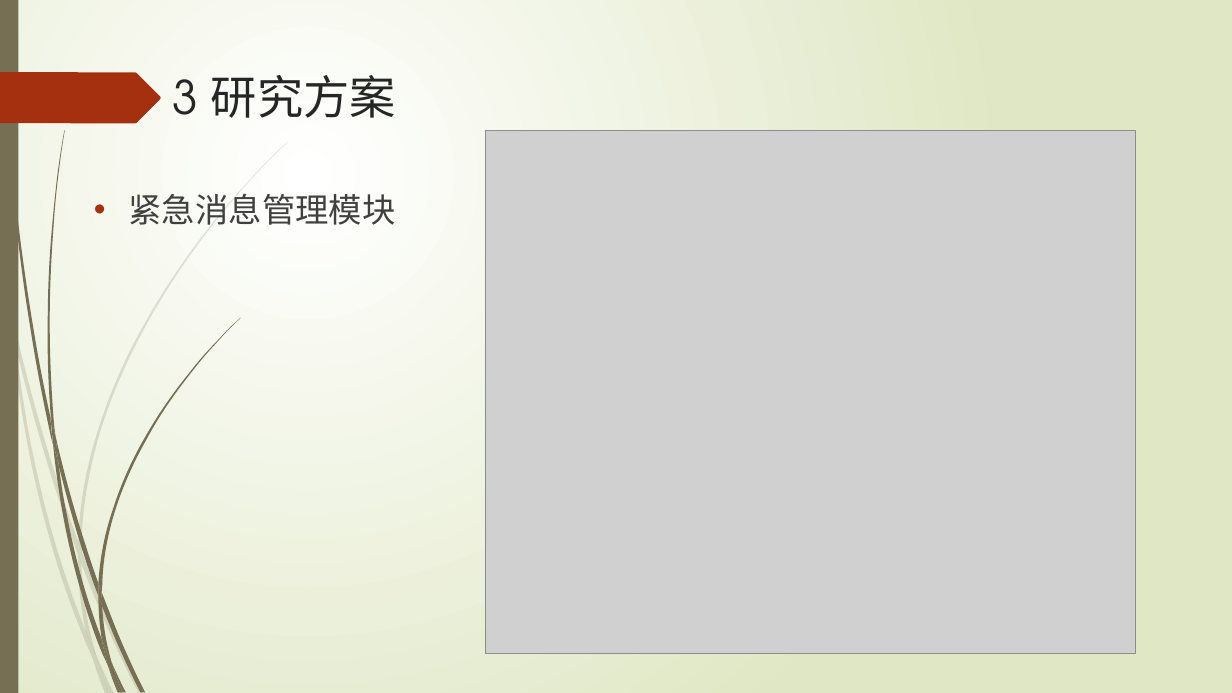
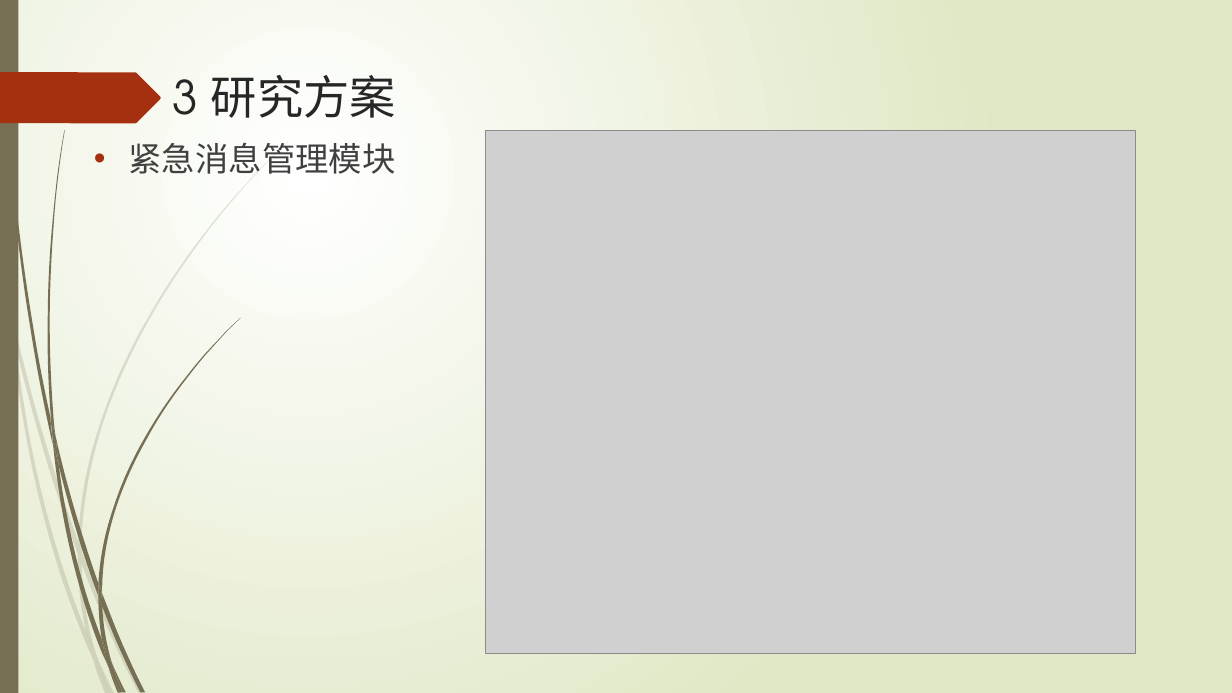
Before and after one commit to liuzhuocpp/liuzhuo_midterm_report, a slide deck: slide 18 of 刘卓中期报告.pptx. Drawn at 1232x693 pixels with LibreOffice and Linux fonts; fonts in the diff are those of the drawing; grey boxes stand for pictures. Boxes give left, top, right and bottom in pixels: in the first picture for what was removed or moved away, otherwise in the second. Text is boxed around its words. In the diff, an @@ line names an element or a change of style, - is before the commit and + after.

```diff
--- a/刘卓中期报告.pptx
+++ b/刘卓中期报告.pptx
@@ text "紧急消息管理模块": place and size @@
-text "紧急消息管理模块" at [129, 194, 396, 225]
+text "紧急消息管理模块" at [129, 143, 396, 174]
```
Also in this commit, not shown: 7 other slides changed, 1 other file.
